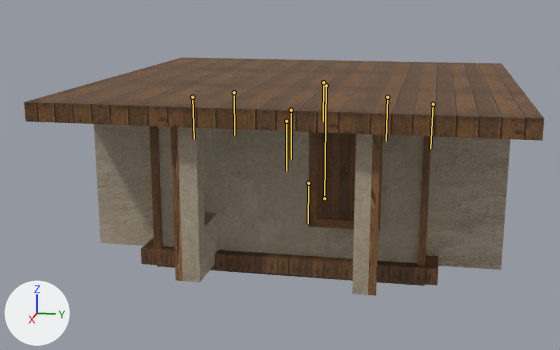
The FBX model Assets/Models/Walls/Bedroom_Base_Z.fbx: old version first, new version second.
One viewpoint serves both versions: a 50 mm camera at (17.46, 2.8, 2.09) aimed at (0.22, -0.64, -2.22). Every picture has the same lights, and +X, +Y and +Z are marked at lower left. The picture after the commit comes second. Both versions are drawn at frame 1 of the action 'Bedroom_Base_COME'; the numbers are the values there. The bones that change, and the others that lie on the model, are drawn over the model as lines.

In view in the first picture: 'Bedroom_Base_Z'.
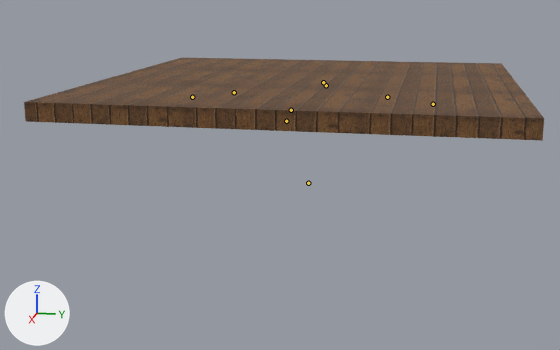
Where the change shows, as pixel boxes [x1, y1, x2, y2] in the pictures (560 x 350 px):
'Bedroom_Base_Z', posed: before [24, 58, 544, 296]; after [24, 58, 544, 141]
bone 'Wall01', root to tip: before (192, 97) to (194, 139); after (192, 97) to (192, 97)
bone 'Wall02', root to tip: before (326, 85) to (324, 198); after (326, 85) to (326, 85)
bone 'Wall03', root to tip: before (433, 104) to (430, 148); after (433, 104) to (433, 104)
bone 'Wall04', root to tip: before (286, 121) to (286, 171); after (286, 121) to (286, 121)
bone 'outline', root to tip: before (308, 183) to (308, 223); after (308, 183) to (308, 183)
bone 'Wall05', root to tip: before (234, 92) to (234, 135); after (234, 92) to (234, 92)
bone 'Wall06', root to tip: before (323, 82) to (323, 121); after (323, 82) to (323, 83)
bone 'Wall07', root to tip: before (387, 97) to (386, 141); after (387, 97) to (387, 97)
bone 'Wall08', root to tip: before (291, 110) to (291, 159); after (291, 110) to (291, 110)

The edits, one by one:
Bone 'Wall01' (bone_wall01) is rescaled from (1.0, 1.0, 1.0) to (0.0, 0.0, 0.0).
Bone 'Wall02' (bone_wall02) is rescaled from (1.0, 1.0, 1.0) to (0.0, 0.0, 0.0).
Bone 'Wall03' (bone_wall03) is rescaled from (1.0, 1.0, 1.0) to (0.0, 0.0, 0.0).
Bone 'Wall04' (bone_wall04) is rescaled from (1.0, 1.0, 1.0) to (0.0, 0.0, 0.0).
Bone 'outline' (bone_outline) is rescaled from (1.0, 1.0, 1.0) to (0.0, 0.0, 0.0).
Bone 'Wall05' (bone_wall05) is rescaled from (1.0, 1.0, 1.0) to (0.0, 0.0, 0.0).
Bone 'Wall06' (bone_wall06) is rescaled from (1.0, 1.0, 1.0) to (0.0, 0.0, 0.0).
Bone 'Wall07' (bone_wall07) is rescaled from (1.0, 1.0, 1.0) to (0.0, 0.0, 0.0).
Bone 'Wall08' (bone_wall08) is rescaled from (1.0, 1.0, 1.0) to (0.0, 0.0, 0.0).
